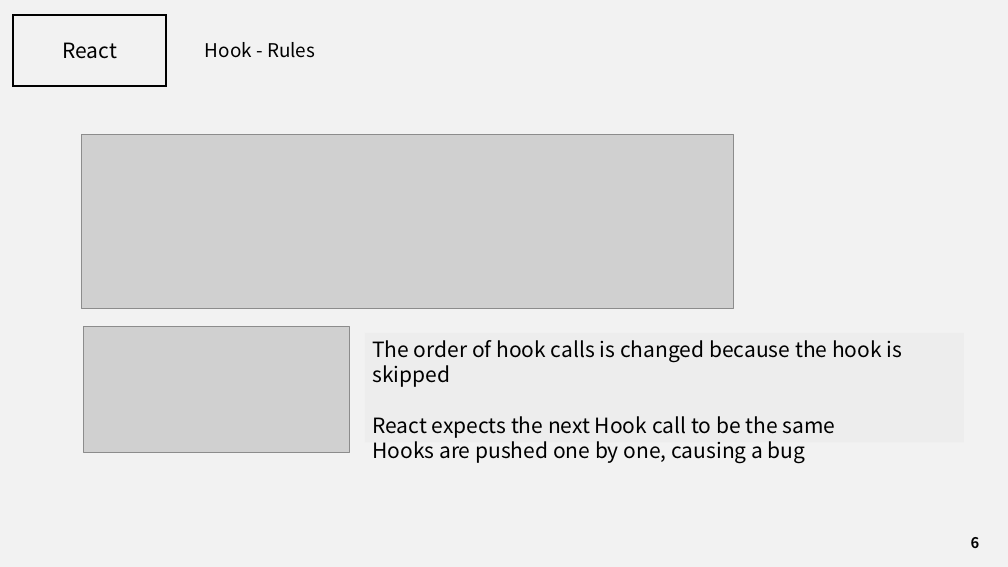
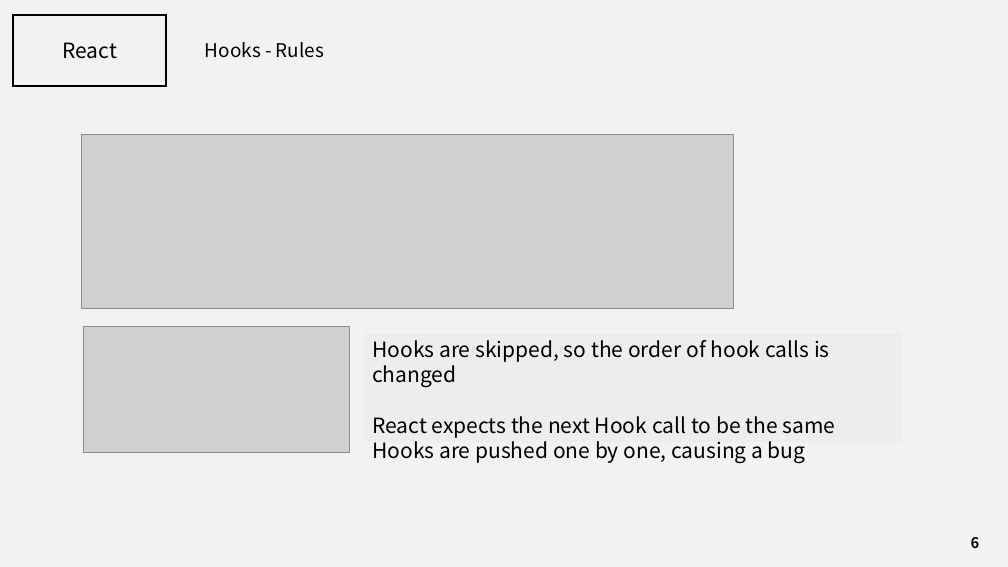
Before and after one commit to J3SUNG/Seminar, a slide deck: slide 6 of 210210_React_2.pptx. Drawn at 1008x567 pixels with LibreOffice and Linux fonts; fonts in the diff are those of the drawing; grey boxes stand for pictures. Boxes give left, top, right and bottom in pixels: in the first picture for what was removed or moved away, otherwise in the second. Text is boxed around its words. In the diff, an @@ line names an element or a change of style, - is before the commit and + after.

```diff
--- a/210210_React_2.pptx
+++ b/210210_React_2.pptx
@@ text at box(205, 42, 324, 58): text changed @@
-Hook - Rules
+Hooks - Rules
@@ text at box(372, 340, 830, 388): text changed @@
-The order of hook calls is changed because the hook is skipped
+Hooks are skipped, so the order of hook calls is changed
```
Also in this commit, not shown: 5 other slides changed, 2 slides added, 40 slides removed, 1 other file.
